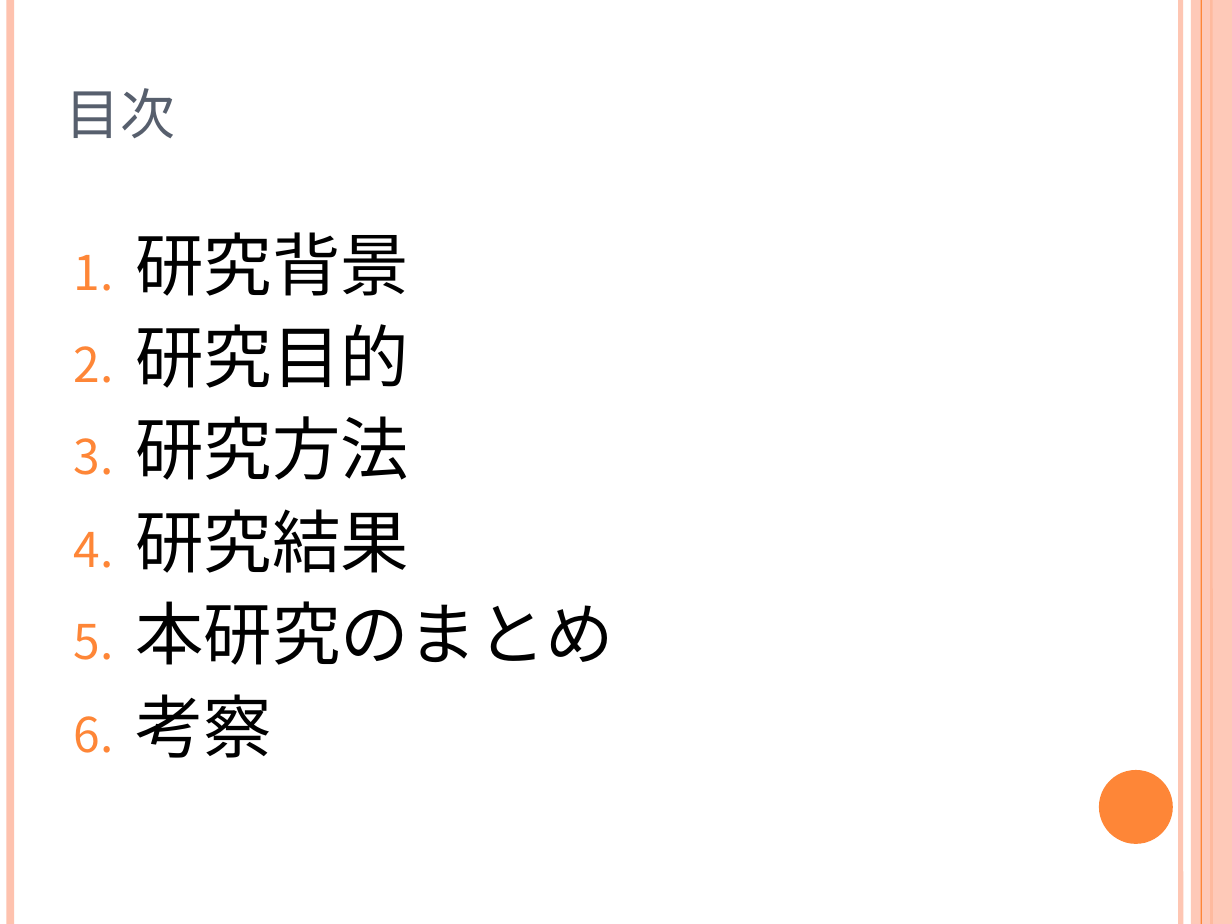
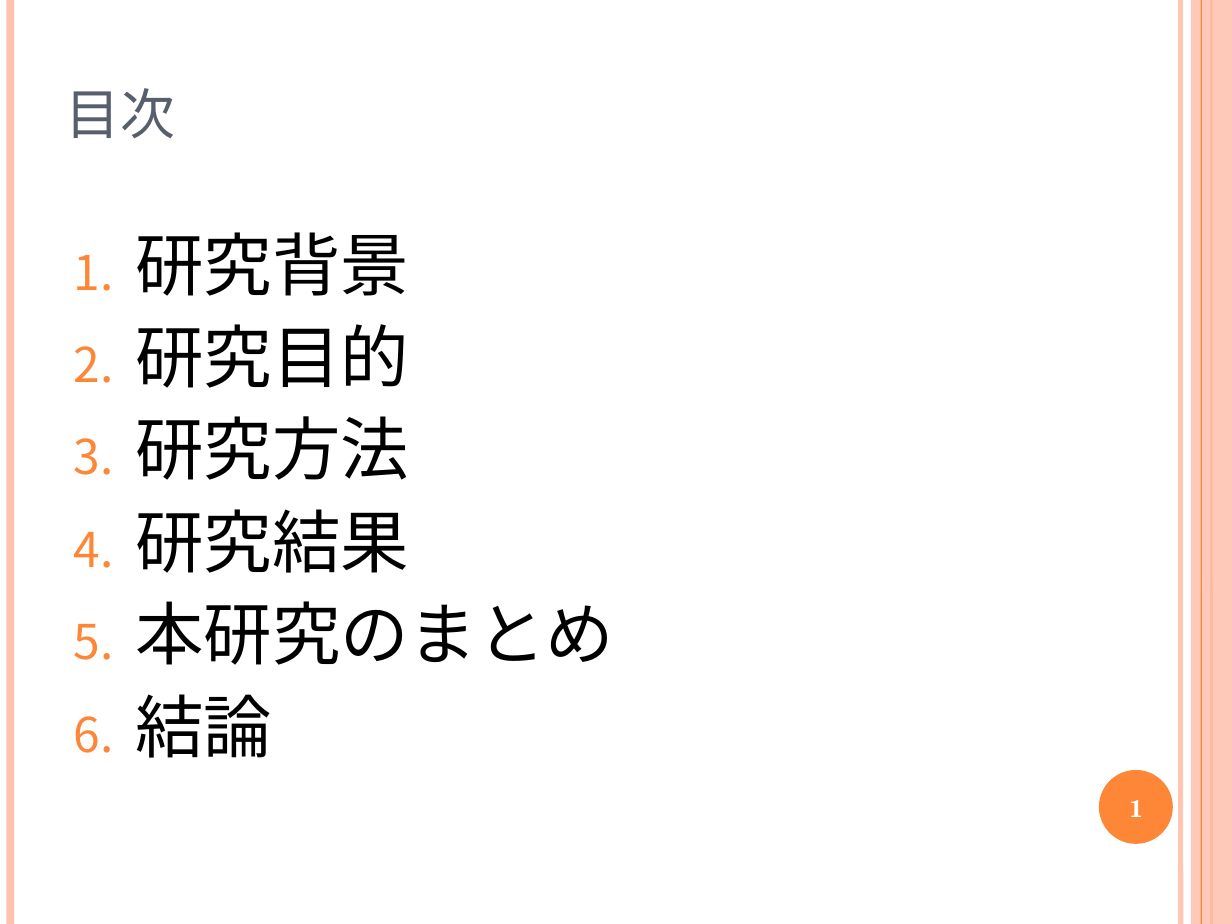
Before and after one commit to keimatsui/kadai, a slide deck: slide 2 of 卒業論文/2012/増田知之/卒論発表最新版.pptx. Drawn at 1232x924 pixels with LibreOffice and Linux fonts; fonts in the diff are those of the drawing. Boxes give left, top, right and bottom in pixels: in the first picture for what was removed or moved away, otherwise in the second. Text is boxed around its words. In the diff, an @@ line names an element or a change of style, - is before the commit and + after.

```diff
--- a/卒業論文/2012/増田知之/卒論発表最新版.pptx
+++ b/卒業論文/2012/増田知之/卒論発表最新版.pptx
@@ text at box(135, 694, 272, 758): text changed @@
-6. 考察
+6. 結論
@@ text added at box(1129, 800, 1143, 817), 14 pt, text #FFFFFF, bold @@
+1
```
Also in this commit, not shown: 16 other slides changed.
